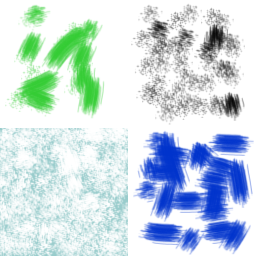
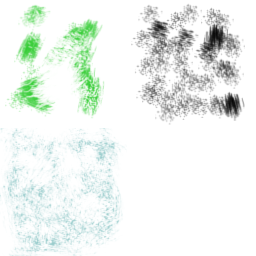
Revision of a layered 256×256 image; what changed, layer by layer:
painted on "Layer 6" over [19, 4, 104, 118]
painted on "Layer 2" over [133, 130, 254, 255]
painted on "Layer 4" over [0, 128, 128, 256]
